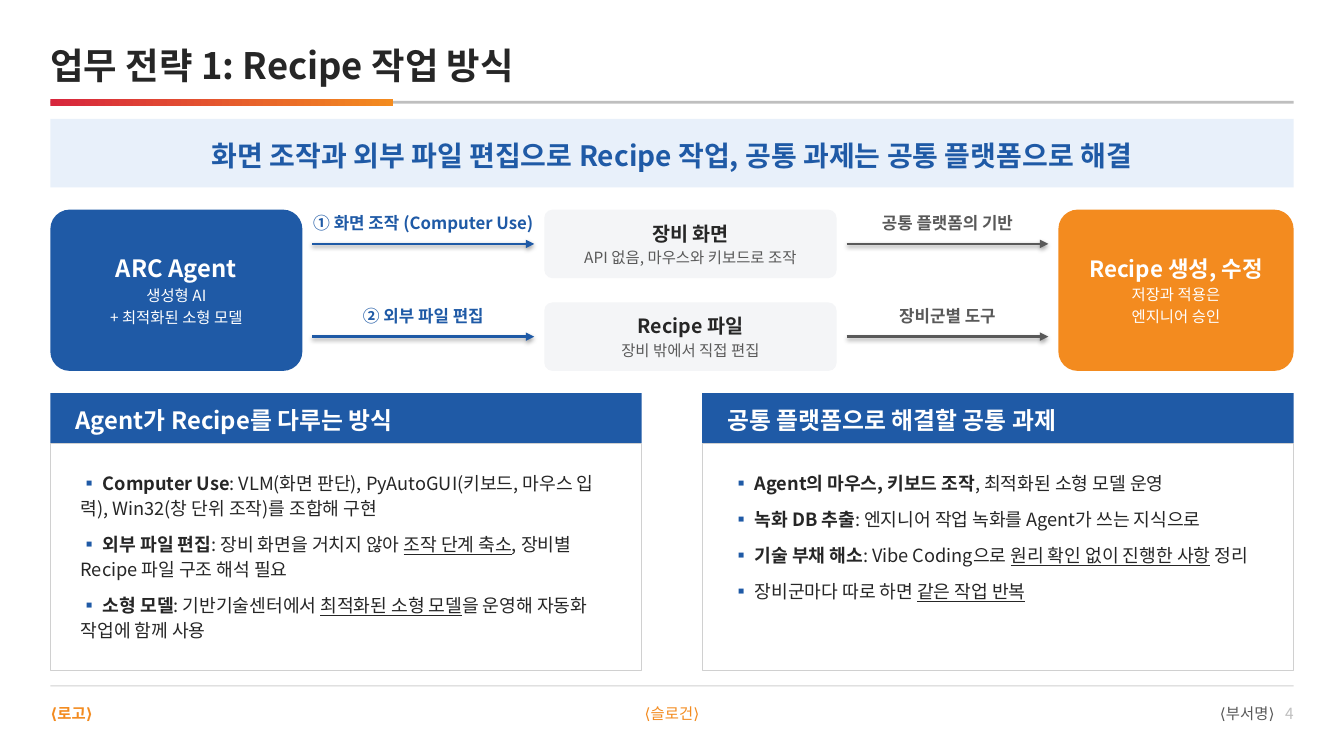
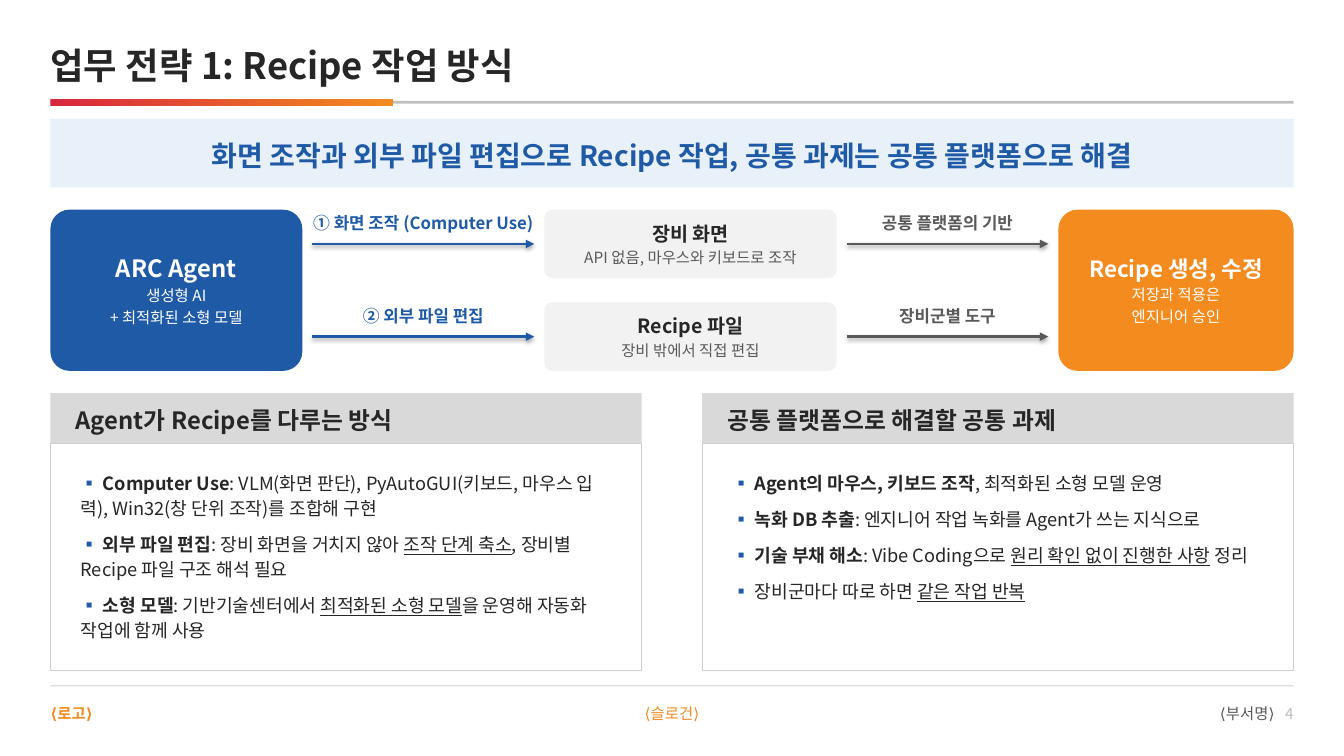
Before and after one commit to DarrenKoi/pm_notes, a slide deck: slide 4 of my-task/arc-tf/deliverables/arc-tf-team-full.pptx. Drawn at 1344x756 pixels with LibreOffice and Linux fonts; fonts in the diff are those of the drawing. Boxes give left, top, right and bottom in pixels: in the first picture for what was removed or moved away, otherwise in the second. Text is boxed around its words. In the diff, an @@ line names an element or a change of style, - is before the commit and + after.

```diff
--- a/my-task/arc-tf/deliverables/arc-tf-team-full.pptx
+++ b/my-task/arc-tf/deliverables/arc-tf-team-full.pptx
@@ rectangle at bbox=[50, 393, 642, 444]: fill #1F5AA6 to #D9D9D9 @@
@@ text "Agent가 Recipe를 다루는 방식" at bbox=[76, 409, 393, 435]: text colour #FFFFFF to #262626 @@
@@ rectangle at bbox=[703, 393, 1295, 444]: fill #1F5AA6 to #D9D9D9 @@
@@ text "공통 플랫폼으로 해결할 공통 과제" at bbox=[727, 409, 1056, 431]: text colour #FFFFFF to #262626 @@
```
Also in this commit, not shown: 14 other slides changed, 3 other files.
